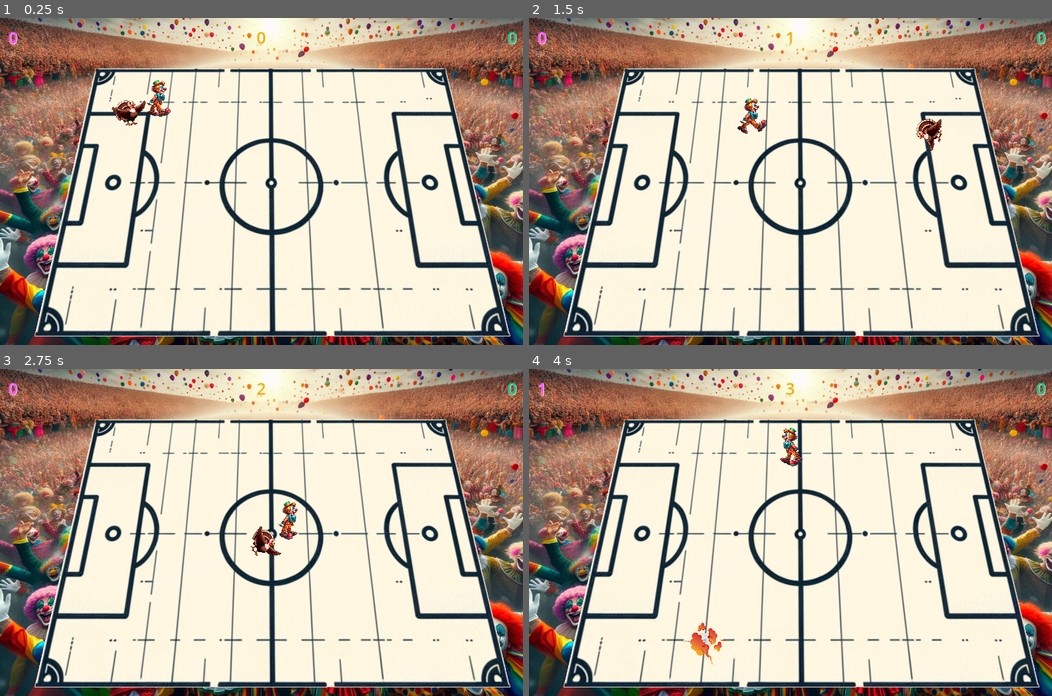
Above: before the commit, frames 1-4 (two rows, left to right).
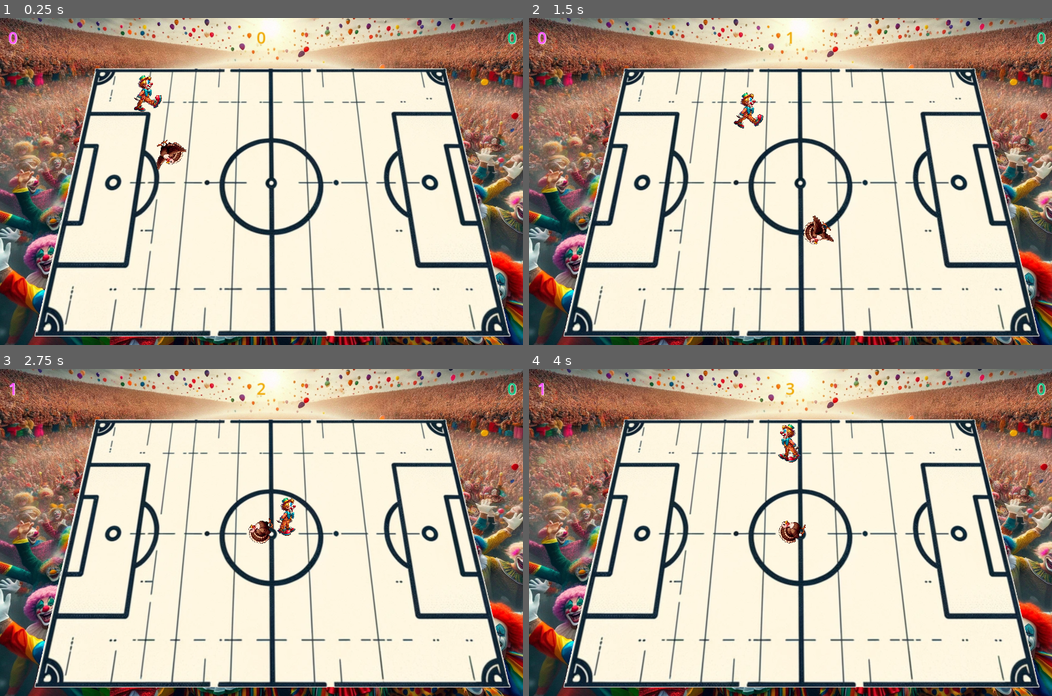
Above: after the commit, the same moments.

Repository: turkey-ball/turkey-ball
Game: Godot game, scene res://Scenes/game.tscn
The game is run twice, just before and just after one commit, with the same random seed, the same clock (stepped at 60 frames per second) and the same inputs.
Inputs:
- Up to frame 1 (0.25 s): no input
- Up to frame 2 (1.5 s): hold Right (ui_right) 0.53-1.28 s; hold Down (ui_down) from 1.28 s (still down)
- Up to frame 3 (2.75 s): release Down (ui_down) at 2.03 s; hold Right (ui_right) from 2.03 s (still down)
- Up to frame 4 (4 s): release Right (ui_right) at 2.78 s; hold Up (ui_up) 2.78-3.53 s; hold Left (ui_left) from 3.53 s (still down)

The runs differ from the first frame. In frame 1, 1.0% of the frame differs, in the area x 21-36%, y 17-47%; in frame 2, 1.0%; in frame 3, 0.8%; in frame 4, 0.9%.

Commit message:
[player/turkey] add kickfunction

Diff:
--- a/Scenes/player.tscn
+++ b/Scenes/player.tscn
@@ -167,12 +167,12 @@
 "speed": 15.0
 }]
 
+[sub_resource type="CircleShape2D" id="CircleShape2D_oqyve"]
+radius = 187.024
+
 [sub_resource type="CapsuleShape2D" id="CapsuleShape2D_u4cv8"]
 radius = 36.0134
 height = 176.102
-
-[sub_resource type="CircleShape2D" id="CircleShape2D_oqyve"]
-radius = 187.024
 
 [node name="Player" type="CharacterBody2D"]
 script = ExtResource("1_3yj7q")
@@ -193,16 +193,21 @@
 frame_progress = 0.416539
 offset = Vector2(2.08165e-12, 2.08165e-12)
 
-[node name="feet" type="CollisionShape2D" parent="."]
+[node name="Area2D" type="Area2D" parent="."]
+collision_layer = 16
+
+[node name="surrounding" type="CollisionShape2D" parent="Area2D"]
+shape = SubResource("CircleShape2D_oqyve")
+
+[node name="feet_area" type="Area2D" parent="."]
+
+[node name="feet" type="CollisionShape2D" parent="feet_area"]
 position = Vector2(1, 70)
 rotation = 1.53764
 shape = SubResource("CapsuleShape2D_u4cv8")
 
-[node name="Area2D" type="Area2D" parent="."]
-collision_layer = 16
-
-[node name="surrounding" type="CollisionShape2D" parent="Area2D"]
-shape = SubResource("CircleShape2D_oqyve")
-
-[connection signal="child_entered_tree" from="feet" to="." method="_on_feet_child_entered_tree"]
+[connection signal="animation_finished" from="animation" to="." method="_on_animation_animation_finished"]
+[connection signal="animation_looped" from="animation" to="." method="_on_animation_animation_looped"]
 [connection signal="child_entered_tree" from="Area2D/surrounding" to="." method="_on_surrounding_child_entered_tree"]
+[connection signal="body_entered" from="feet_area" to="." method="_on_feet_area_body_entered"]
+[connection signal="child_entered_tree" from="feet_area/feet" to="." method="_on_feet_child_entered_tree"]
--- a/Scripts/player.gd
+++ b/Scripts/player.gd
@@ -49,3 +49,15 @@
 func _on_feet_child_entered_tree(node):
 	if node.name == "Turkey":
 		kick_turkey.emit(position)
+
+
+func _on_feet_area_body_entered(body):
+	if body.name == "Turkey":
+		$animation.play("kick")
+	pass # Replace with function body.
+
+
+func _on_animation_animation_looped():
+	if $animation.animation == "kick":
+		$animation.play("laugh")
+	pass # Replace with function body.
